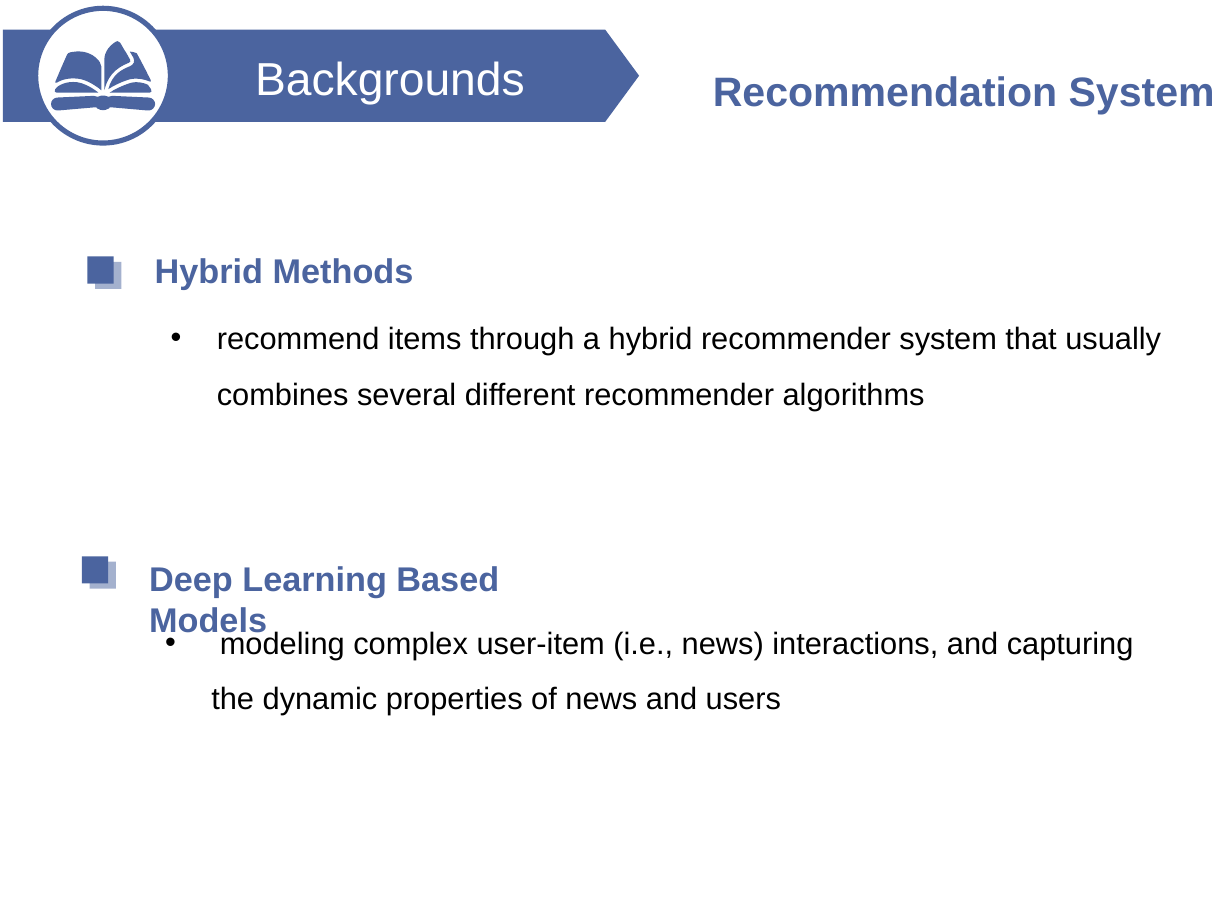
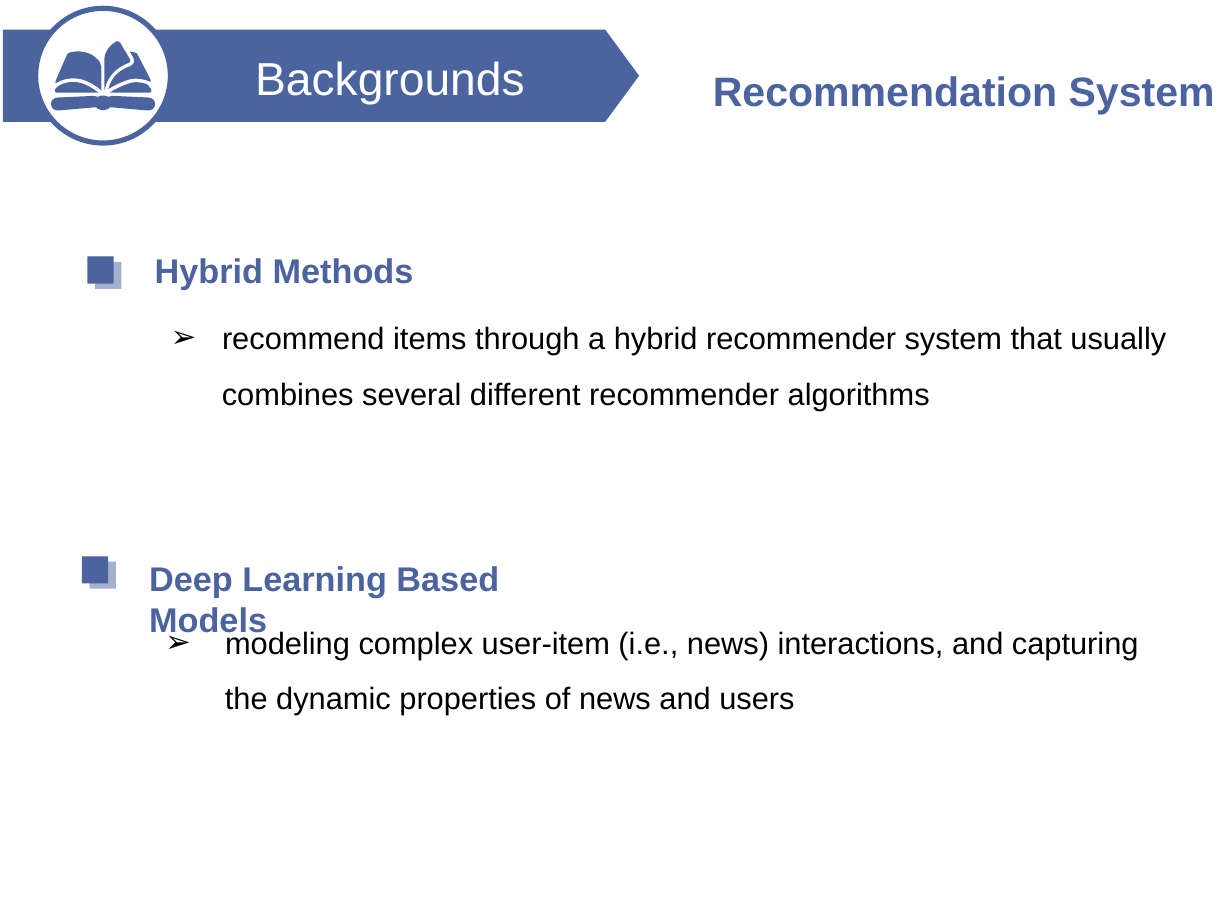
Before and after one commit to ZP1481616577/DAN-for-News-Recommendation, a slide deck: slide 6 of AAAI2018.pptx. Drawn at 1232x924 pixels with LibreOffice and Linux fonts; fonts in the diff are those of the drawing. Boxes give left, top, right and bottom in pixels: in the first picture for what was removed or moved away, otherwise in the second. Text is boxed around its words. In the diff, an @@ line names an element or a change of style, - is before the commit and + after.

```diff
--- a/AAAI2018.pptx
+++ b/AAAI2018.pptx
@@ text at (222,326,1166,410): text changed @@
-• recommend items through a hybrid recommender system that usually combines several different recommender algorithms
+➢ recommend items through a hybrid recommender system that usually
+combines several different recommender algorithms
@@ text at (225,630,1139,715): text changed @@
-• modeling complex user-item (i.e., news) interactions, and capturing the dynamic properties of news and users
+➢ modeling complex user-item (i.e., news) interactions, and capturing
+the dynamic properties of news and users
```
Also in this commit, not shown: 12 other slides changed.
